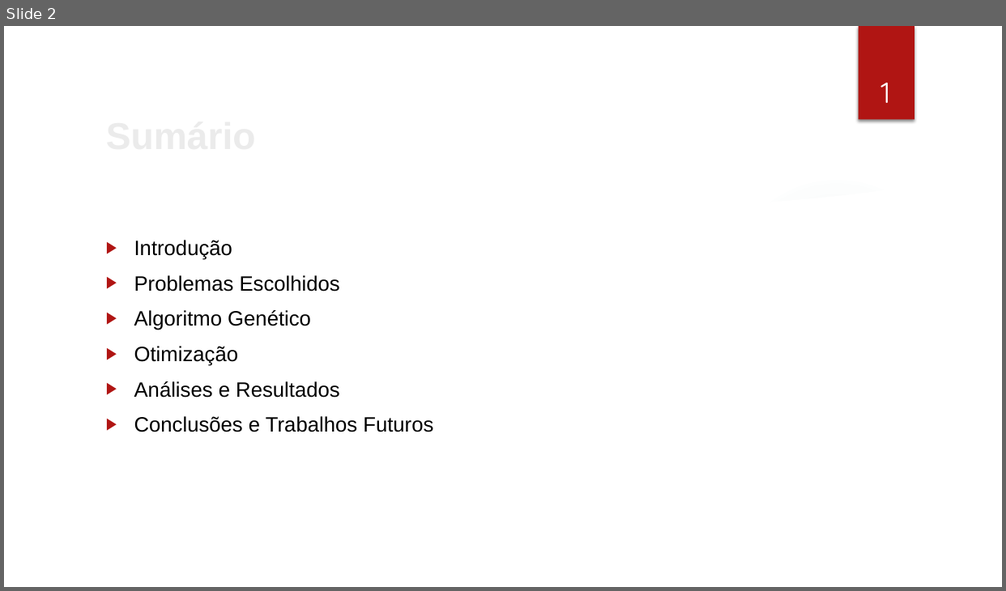
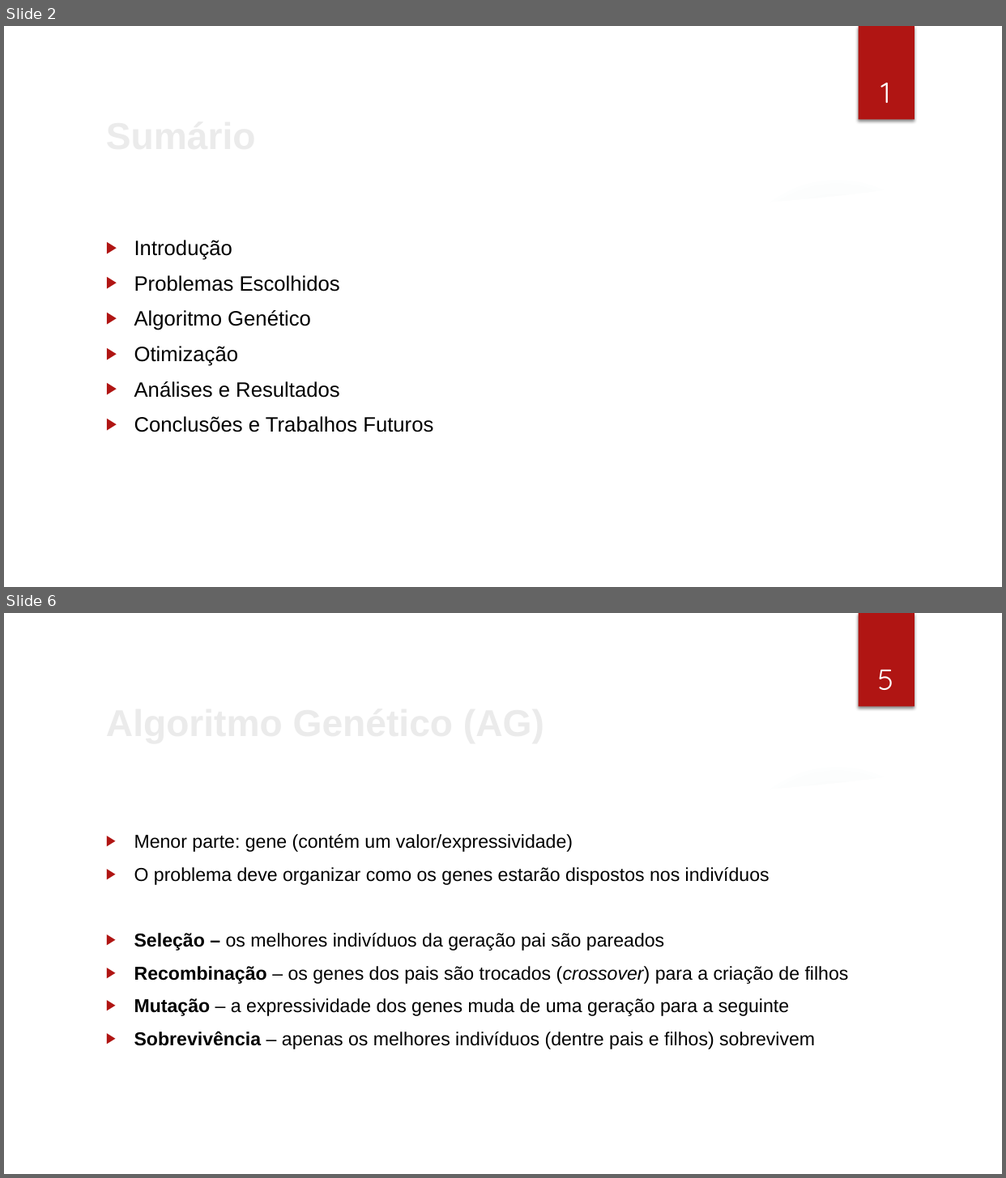
Before and after one commit to cassioss/genetics, a slide deck: presentations/TG2_Apresentacao_Cassio.pptx. Shown one above the other, each under a label of ours: slide 2 before the commit, slides 2 and 6 after it; the slides between them are not shown. The pictures are 1006x591 and 1006x1178 pixels, drawn with LibreOffice and Linux fonts; fonts in the diff are those of the drawing; background and template pictures are left out. Boxes give left, top, right and bottom in pixels: in the first picture for what was removed or moved away, otherwise in the second. Text is boxed around its words. In the diff, an @@ line names an element or a change of style, - is before the commit and + after.

```diff
--- a/presentations/TG2_Apresentacao_Cassio.pptx
+++ b/presentations/TG2_Apresentacao_Cassio.pptx
@@ slide 6 added at [4, 613, 1002, 1174], background picture (left out); not listed: 7 template elements that a slide beside it also shows @@
@@ page number added at [878, 670, 894, 690], 28 pt, text #FFFFFF @@
+5
@@ title added at [98, 692, 820, 750], 36 pt, text #EBEBEB, bold @@
+Algoritmo Genético (AG)
@@ text added at [134, 834, 849, 1050], 18 pt, text #000000 @@
+▶ Menor parte: gene (contém um valor/expressividade)
+▶ O problema deve organizar como os genes estarão dispostos nos indivíduos
+▶ Seleção – os melhores indivíduos da geração pai são pareados
+▶ Recombinação – os genes dos pais são trocados (crossover) para a criação de filhos
+▶ Mutação – a expressividade dos genes muda de uma geração para a seguinte
+▶ Sobrevivência – apenas os melhores indivíduos (dentre pais e filhos) sobrevivem
```
Also in this commit, not shown: 3 slides changed, 2 other slides added, 15 other files.
